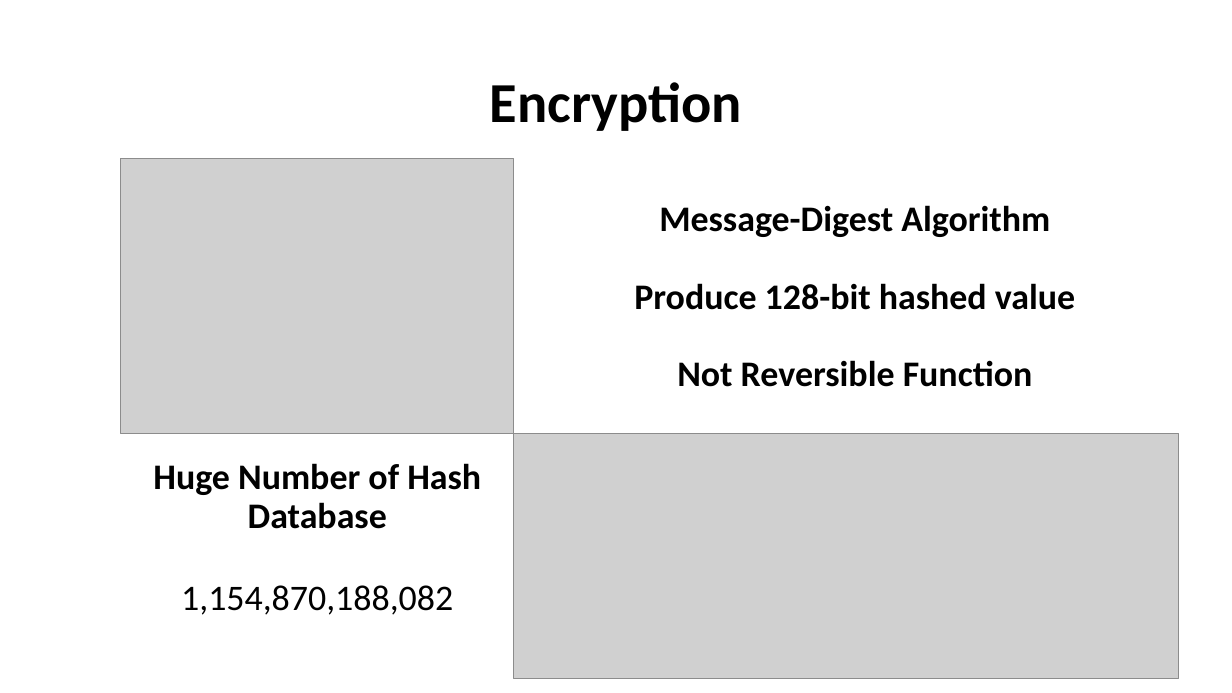
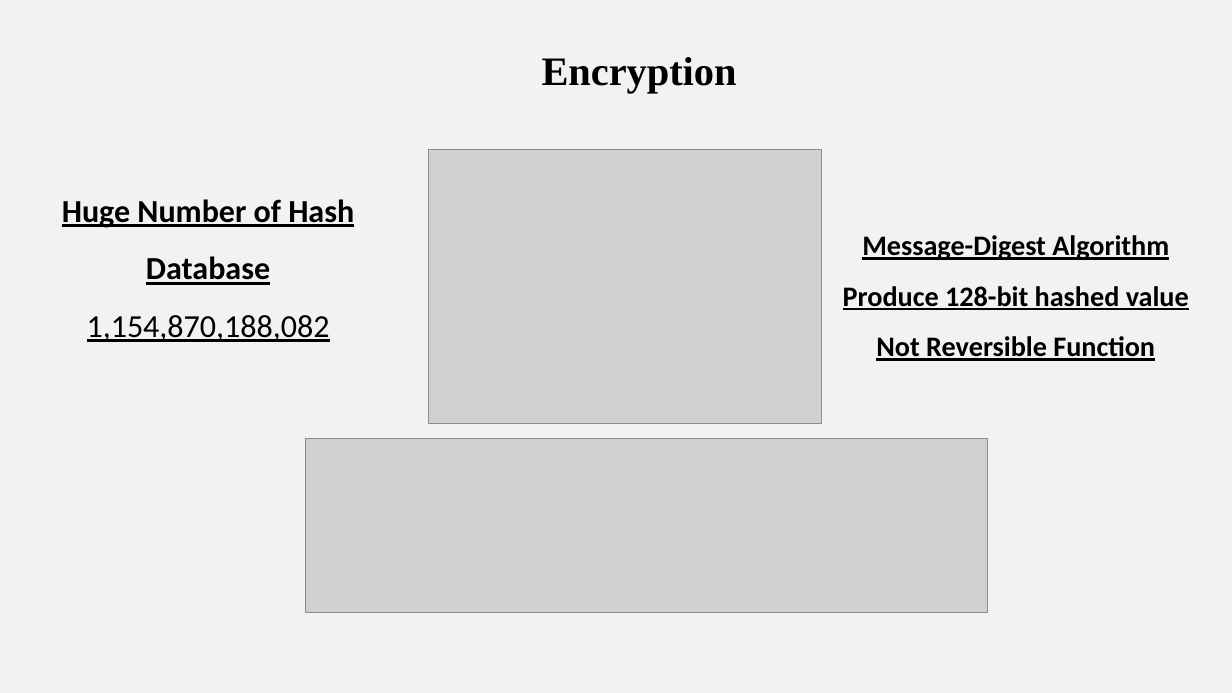
Before and after one commit to MohiPabel/Project-Essentials, a slide deck: slide 3 of PPTX/LU Exam Hive-TAT.pptx. Drawn at 1232x693 pixels with LibreOffice and Linux fonts; fonts in the diff are those of the drawing; grey boxes stand for pictures. Boxes give left, top, right and bottom in pixels: in the first picture for what was removed or moved away, otherwise in the second. Text is boxed around its words. In the diff, an @@ line names an element or a change of style, - is before the commit and + after.

```diff
--- a/PPTX/LU Exam Hive-TAT.pptx
+++ b/PPTX/LU Exam Hive-TAT.pptx
@@ background #FFFFFF to #F2F2F2 @@
@@ title "Encryption" moved from (x1=490, y1=82, x2=742, y2=131) to (x1=542, y1=57, x2=737, y2=93) @@
@@ title "Encryption" at (x1=542, y1=57, x2=737, y2=93): size 44 to 31.5 pt, font Calibri to Times New Roman @@
@@ picture moved from (x1=121, y1=158, x2=514, y2=433) to (x1=429, y1=149, x2=822, y2=423) @@
@@ text "Huge Number of Hash Database" moved from (x1=153, y1=463, x2=481, y2=615) to (x1=62, y1=199, x2=354, y2=342) @@
@@ text "Huge Number of Hash Database" at (x1=62, y1=199, x2=354, y2=342): size 28 to 25 pt, underline on; line spacing 0.9 to 1.5; line spacing 1 to 1.5 @@
@@ text "Message-Digest Algorithm" moved from (x1=634, y1=205, x2=1075, y2=387) to (x1=843, y1=235, x2=1189, y2=361) @@
@@ text "Message-Digest Algorithm" at (x1=843, y1=235, x2=1189, y2=361): size 28 to 22 pt, underline on; line spacing 0.9 to 1.5 @@
@@ picture resized from (x1=514, y1=433, x2=1179, y2=678) to (x1=305, y1=438, x2=988, y2=613) @@
```
Also in this commit, not shown: 2 other slides changed, 3 slides added, 3 slides removed.
